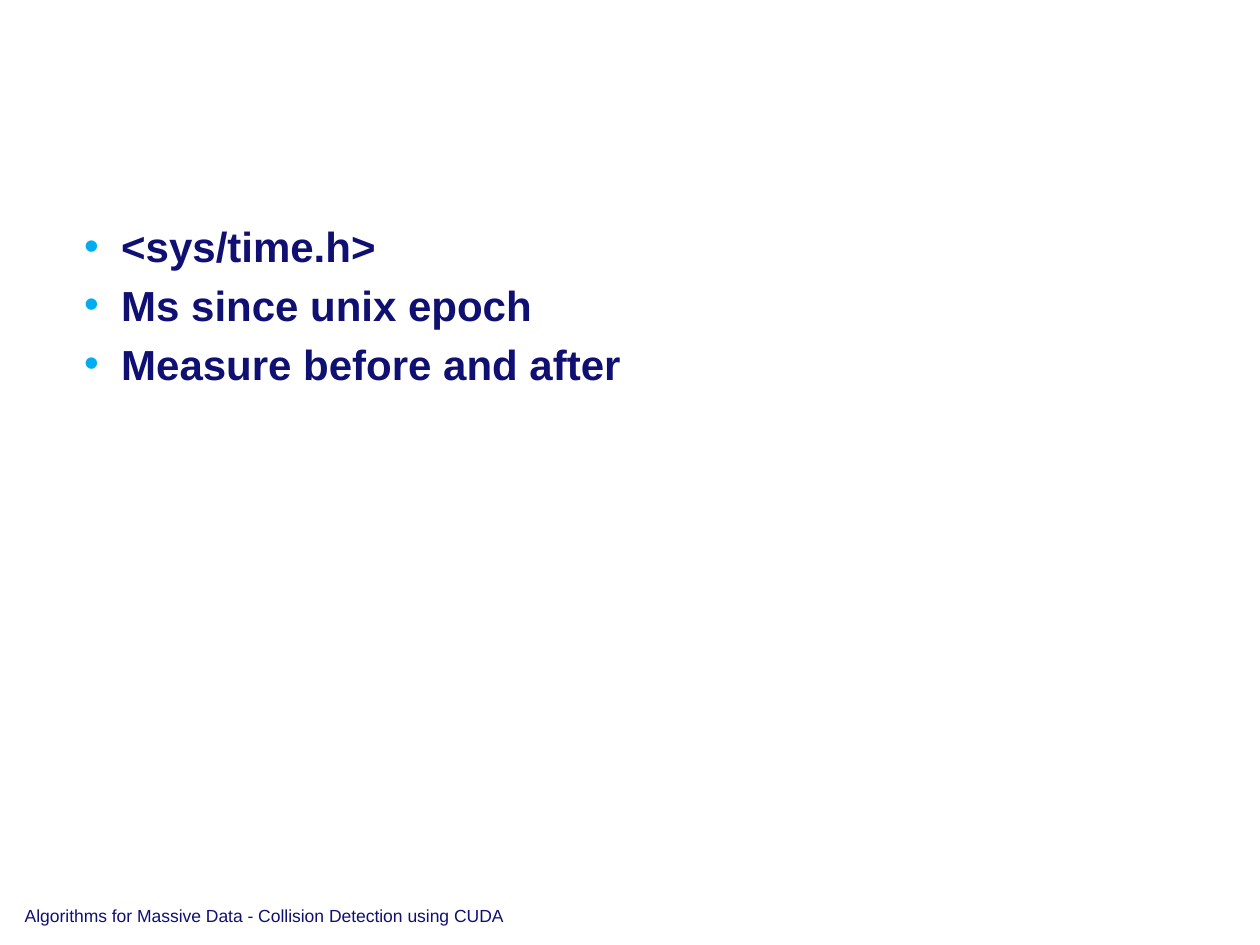
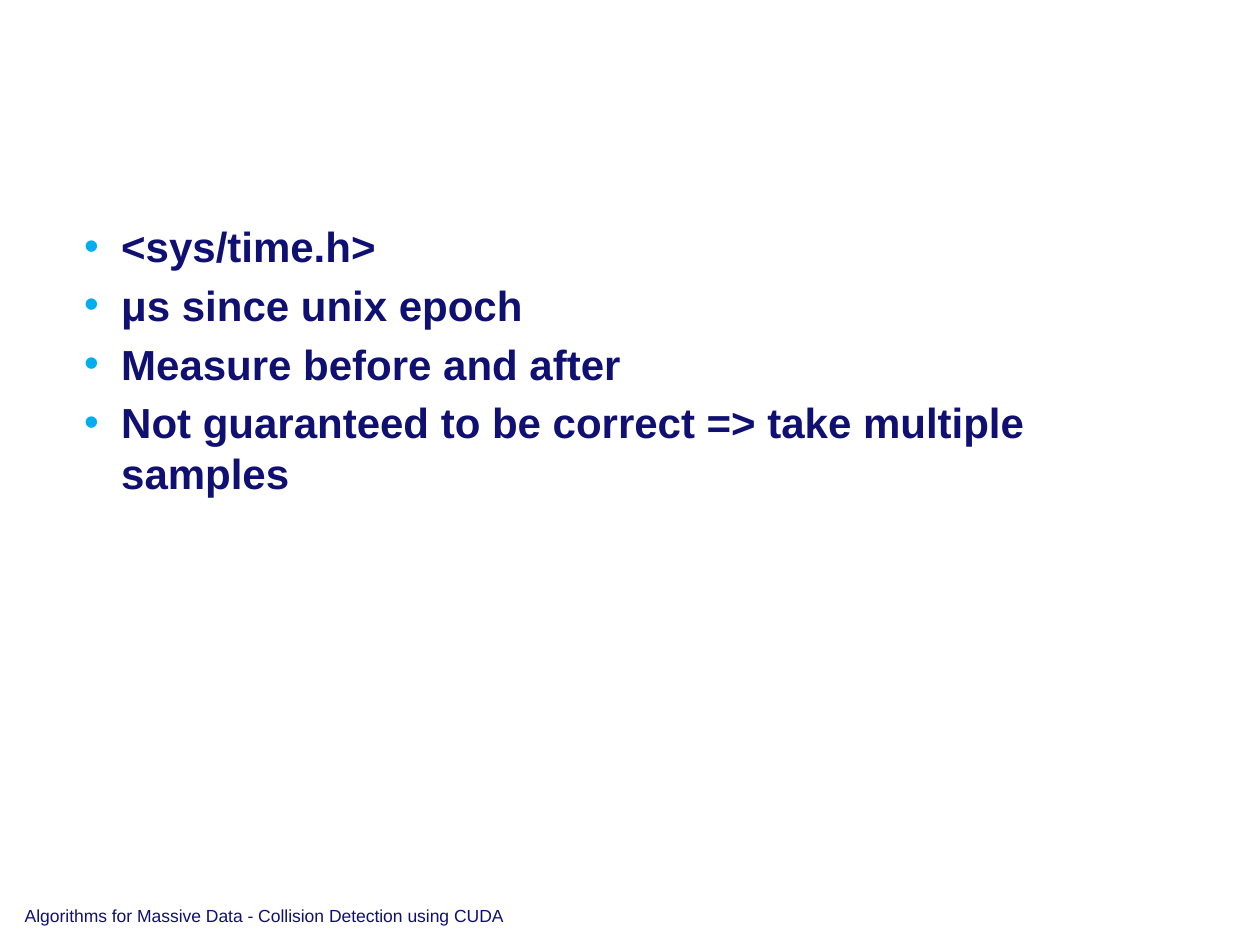
Before and after one commit to timvdalen/massive-data-collisions, a slide deck: slide 11 of presentation/presentation2.0.pptx. Drawn at 1260x945 pixels with LibreOffice and Linux fonts; fonts in the diff are those of the drawing; background and template pictures are left out. Boxes give left, top, right and bottom in pixels: in the first picture for what was removed or moved away, otherwise in the second. Text is boxed around its words. In the diff, an @@ line names an element or a change of style, - is before the commit and + after.

```diff
--- a/presentation/presentation2.0.pptx
+++ b/presentation/presentation2.0.pptx
@@ text at (121,290,523,329): text changed @@
-• Ms since unix epoch
+• μs since unix epoch
@@ text at (121,407,1024,497): paragraph added @@
+• Not guaranteed to be correct => take multiple samples
```
Also in this commit, not shown: 7 slides added.
